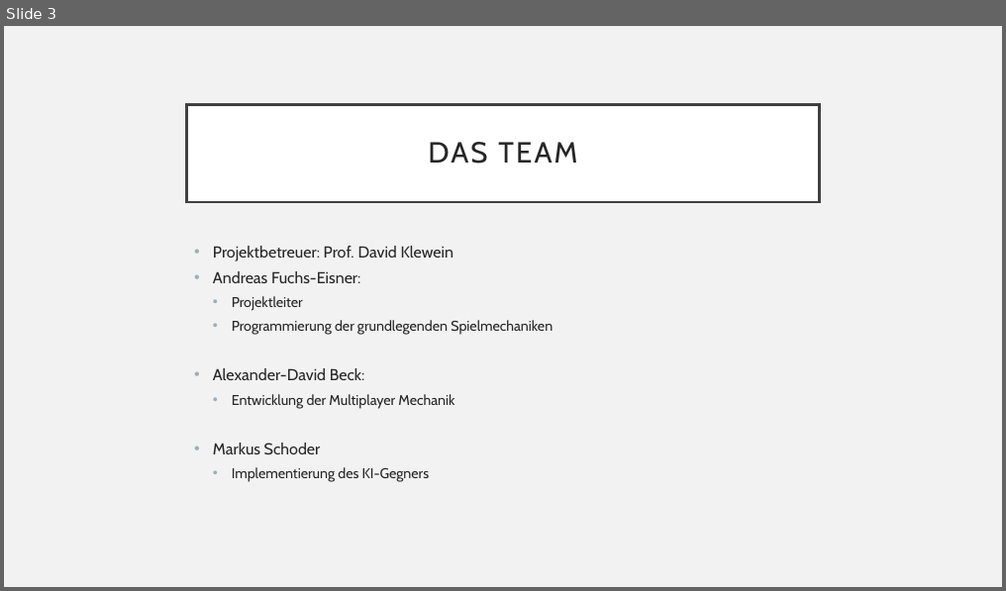
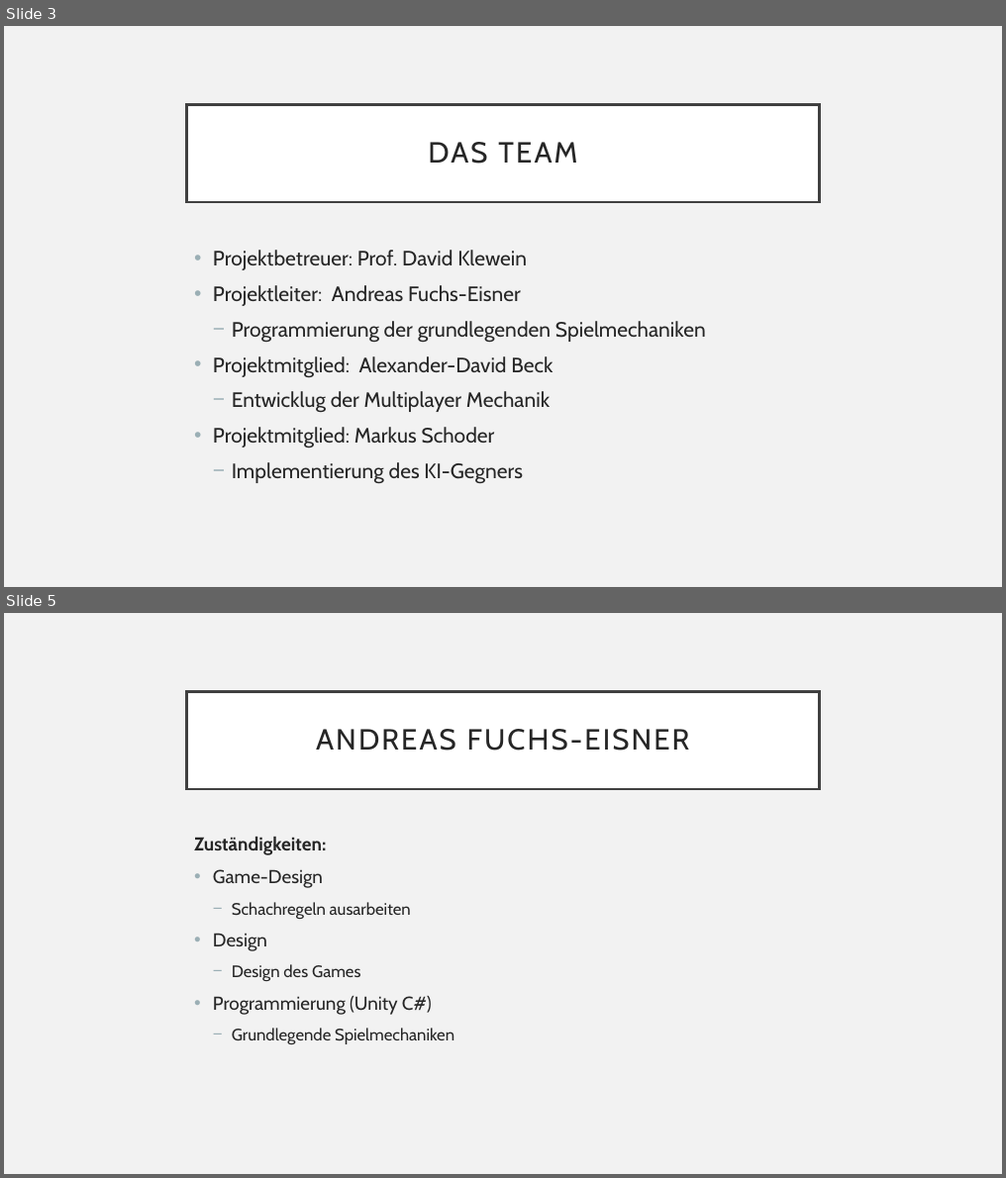
Before and after one commit to AlexanderDavidBeck/Schach, a slide deck: Presentation.pptx. Shown one above the other, each under a label of ours: slide 3 before the commit, slides 3 and 5 after it; the slides between them are not shown. The pictures are 1006x591 and 1006x1178 pixels, drawn with LibreOffice and Linux fonts; fonts in the diff are those of the drawing. Boxes give left, top, right and bottom in pixels: in the first picture for what was removed or moved away, otherwise in the second. Text is boxed around its words. In the diff, an @@ line names an element or a change of style, - is before the commit and + after.

Commit message:
Updated Projekt Schad.md finished the presentation

```diff
--- a/Presentation.pptx
+++ b/Presentation.pptx
@@ slide 5 added at (x1=4, y1=613, x2=1002, y2=1174), background #F2F2F2 @@
@@ title added at (x1=187, y1=691, x2=819, y2=789), fill #FFFFFF, outline #404040 2.5 pt, 28 pt, text #262626 @@
+ANDREAS FUCHS-EISNER
@@ text added at (x1=194, y1=837, x2=454, y2=1045), 16 pt, text #262626 @@
+Zuständigkeiten:
+• Game-Design
+  − Schachregeln ausarbeiten
+• Design
+  − Design des Games
+• Programmierung (Unity C#)
+  − Grundlegende Spielmechaniken
@@ slide 3 changed as well @@
@@ text at (x1=213, y1=250, x2=706, y2=484): size 15.3 to 20 pt in "Projektbetreuer: Prof. David Klewein"; size 13.6 to 20 pt in "Programmierung der grundlegenden Spielmechaniken", "Implementierung des KI-Gegners"; line spacing 0.8 to 1; bullet • to − @@
@@ text at (x1=213, y1=285, x2=521, y2=306): text changed; size 15.3 to 20 pt @@
-• Andreas Fuchs-Eisner:
-  • Projektleiter
+• Projektleiter: Andreas Fuchs-Eisner
@@ text at (x1=213, y1=357, x2=552, y2=449): text changed; size 15.3 to 20 pt @@
-• Alexander-David Beck:
-  • Entwicklung der Multiplayer Mechanik
-• Markus Schoder
+• Projektmitglied: Alexander-David Beck
+  − Entwicklug der Multiplayer Mechanik
+• Projektmitglied: Markus Schoder
```
Also in this commit, not shown: 1 other slide changed, 4 other slides added, 1 slide removed, 1 other file.
